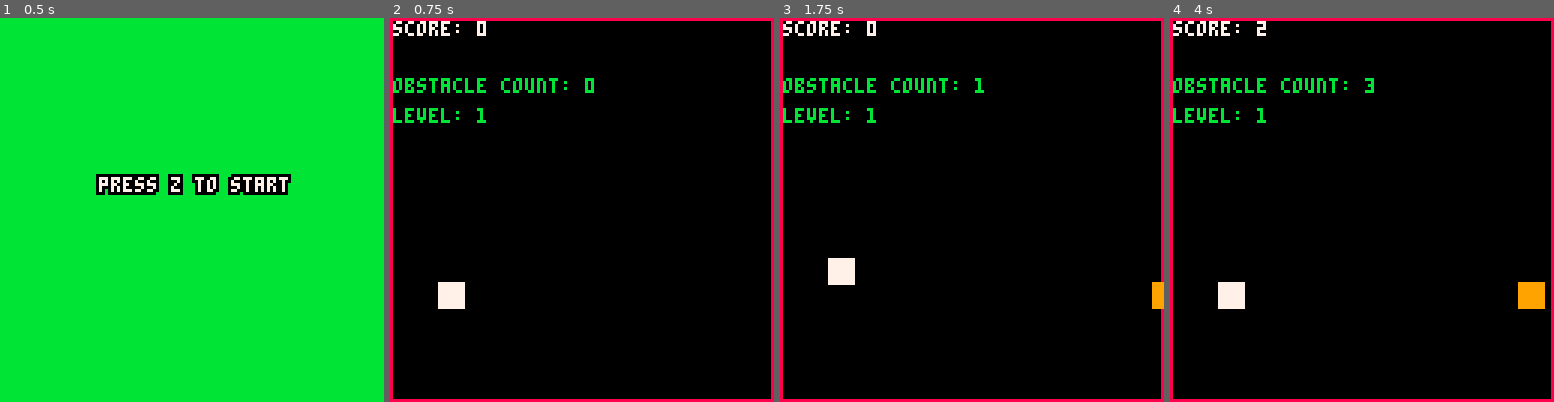
Above: before the commit, frames 1-4 (left to right).
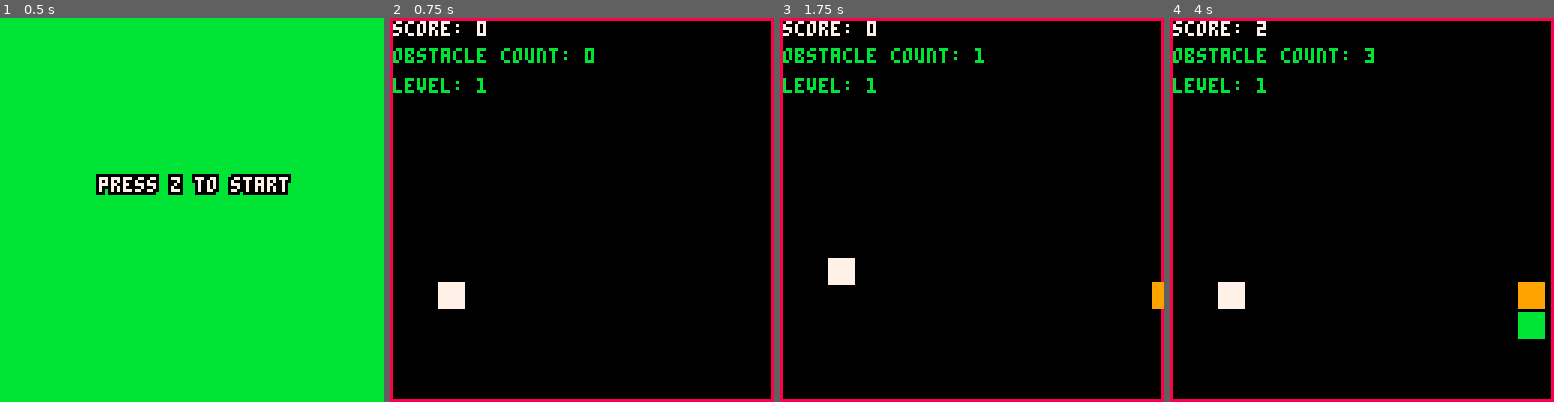
Above: after the commit, the same moments.

Repository: ltpitt/lua-pico-8-oracle-odyssey
Game: PICO-8 cartridge oracle-odyssey.p8
The game is run twice, just before and just after one commit, with the same random seed, the same clock (stepped at 60 frames per second) and the same inputs.
Inputs:
- Up to frame 1 (0.5 s): no input
- Up to frame 2 (0.75 s): tap O (Z key) at 0.7 s
- Up to frame 3 (1.75 s): tap O (Z key) at 1.7 s
- Up to frame 4 (4 s): tap O (Z key) every 0.4 s from 2.1 to 3.7 s

Frame 1 is identical in both runs. In frame 2, 1.8% of the frame differs, in the area x 0-54%, y 7-28%; in frame 3, 1.8%; in frame 4, 2.3%, in the area x 0-98%, y 7-84%.

Commit message:
Add double jump power up logic

Diff:
--- a/oracle-odyssey.p8
+++ b/oracle-odyssey.p8
@@ -34,6 +34,8 @@
 
 obstacles = {}
 
+power_ups = {}
+
 function _init()
     cls()
     game.state = game.states.splash
@@ -87,8 +89,8 @@
         handle_player_input()
         apply_gravity()
         update_obstacles()
+        update_power_ups()
         check_collisions()
-        update_power_up()
     else
         if btnp(4) then
             _init()
@@ -99,6 +101,7 @@
 function draw_game()
     draw_player()
     draw_obstacles()
+    draw_power_ups()
     draw_score()
 end
 
@@ -161,10 +164,18 @@
     game.obstacle_count = game.obstacle_count + 1
 end
 
+function add_power_up()
+    local power_up_y = 100 - rnd(10)
+    add(power_ups, {x = 128, y = power_up_y, width = 8, height = 8})
+end
+
 function update_obstacles()
     game.obstacle_timer = game.obstacle_timer + 1
     if game.obstacle_timer > game.obstacle_interval then
         add_obstacle()
+        if rnd(1) < 0.1 then  -- 10% chance to spawn a power-up
+            add_power_up()
+        end
         game.obstacle_timer = 0
         game.obstacle_interval = 30 + rnd(60)
     end
@@ -177,6 +188,23 @@
         end
     end
 end
+
+function update_power_ups()
+    for power_up in all(power_ups) do
+        power_up.x = power_up.x - 2
+        if power_up.x < -8 then
+            del(power_ups, power_up)
+        elseif player.x < power_up.x + power_up.width and
+               player.x + player.width > power_up.x and
+               player.y < power_up.y + power_up.height and
+               player.y + player.height > power_up.y then
+            collect_power_up()
+            del(power_ups, power_up)
+        end
+    end
+    decrease_power_up_timer()
+end
+
 
 function check_collisions()
     for obstacle in all(obstacles) do
@@ -200,13 +228,19 @@
     end
 end
 
+function draw_power_ups()
+    for power_up in all(power_ups) do
+        rectfill(power_up.x, power_up.y, power_up.x + power_up.width, power_up.y + power_up.height, 11)
+    end
+end
+
 function draw_score()
     print("score: "..game.score, 1, 1, 7)
 end
 
 function draw_debug_info()
-    print("obstacle count: "..game.obstacle_count, 1, 20, 11)
-    print("level: "..get_current_level(), 1, 30, 11)
+    print("obstacle count: "..game.obstacle_count, 1, 10, 11)
+    print("level: "..get_current_level(), 1, 20, 11)
 end
 
 function get_current_level()
@@ -232,7 +266,7 @@
     print("press z to continue", 32, 30, 8)
 end
 
-function update_power_up()
+function decrease_power_up_timer()
     if player.double_jump_enabled then
         player.double_jump_timer = player.double_jump_timer - 1
         if player.double_jump_timer <= 0 then
